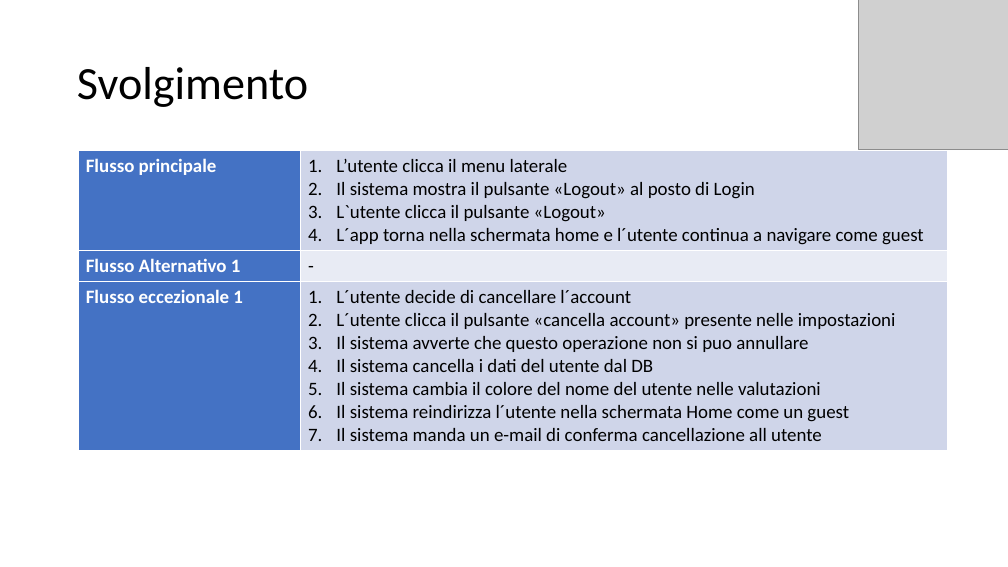
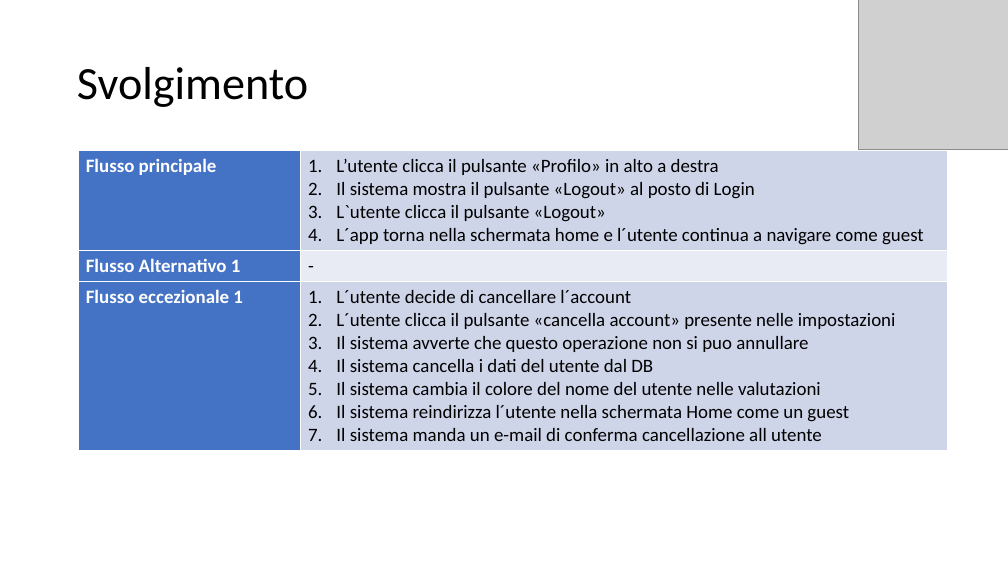
Before and after one commit to itsar19-20/gas, a slide deck: slide 4 of docs/analisi/Template use case/Template Use Case - Logout.pptx. Drawn at 1008x567 pixels with LibreOffice and Linux fonts; fonts in the diff are those of the drawing; grey boxes stand for pictures. Boxes give left, top, right and bottom in pixels: in the first picture for what was removed or moved away, otherwise in the second. Text is boxed around its words. In the diff, an @@ line names an element or a change of style, - is before the commit and + after.

Commit message:
template gestione profilo

```diff
--- a/docs/analisi/Template use case/Template Use Case - Logout.pptx
+++ b/docs/analisi/Template use case/Template Use Case - Logout.pptx
@@ table at (79,150,948,446) @@
-row 1, column 2: L’utente clicca il menu laterale / Il sistema mostra il pulsante «Logout» al posto di Login / L`utente clicca il pulsante «Logout» / L´app torna nella schermata home e l´utente continua a navigare come guest
+row 1, column 2: L’utente clicca il pulsante «Profilo» in alto a destra / Il sistema mostra il pulsante «Logout» al posto di Login / L`utente clicca il pulsante «Logout» / L´app torna nella schermata home e l´utente continua a navigare come guest
```
Also in this commit, not shown: 1 other file.
